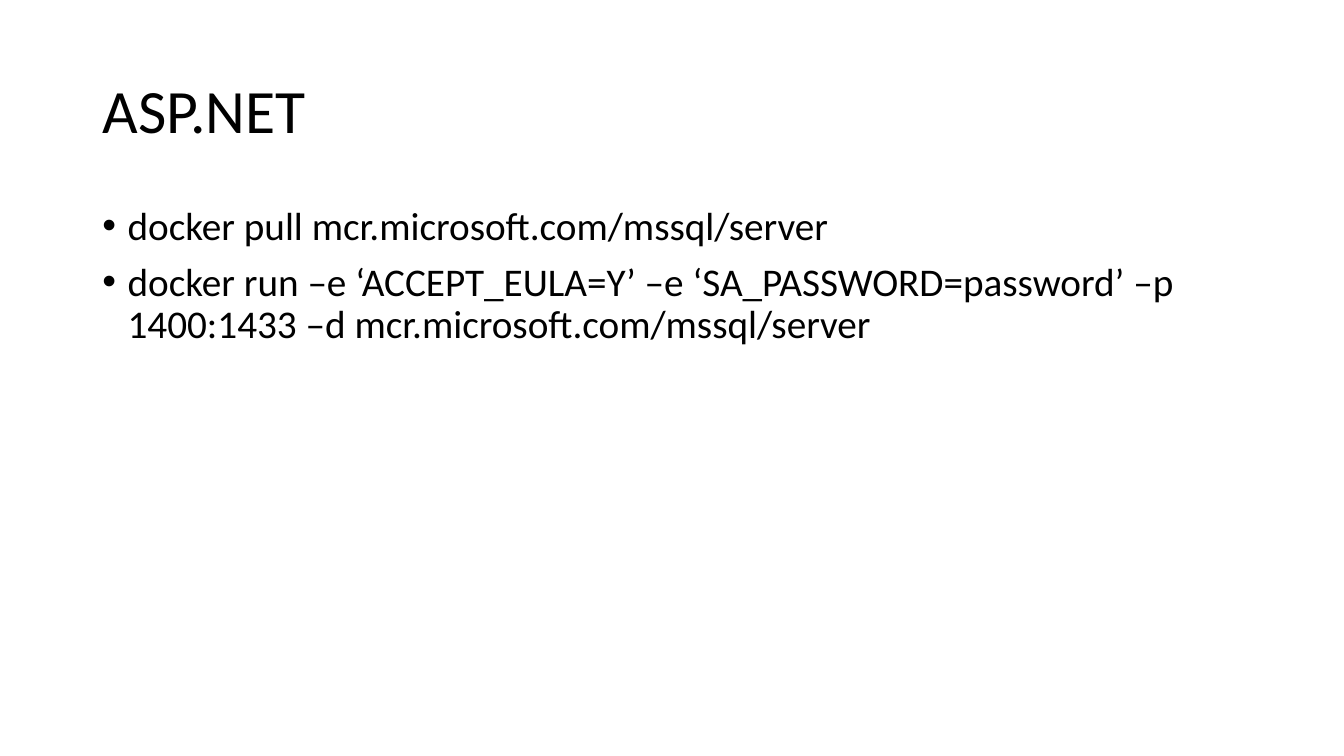
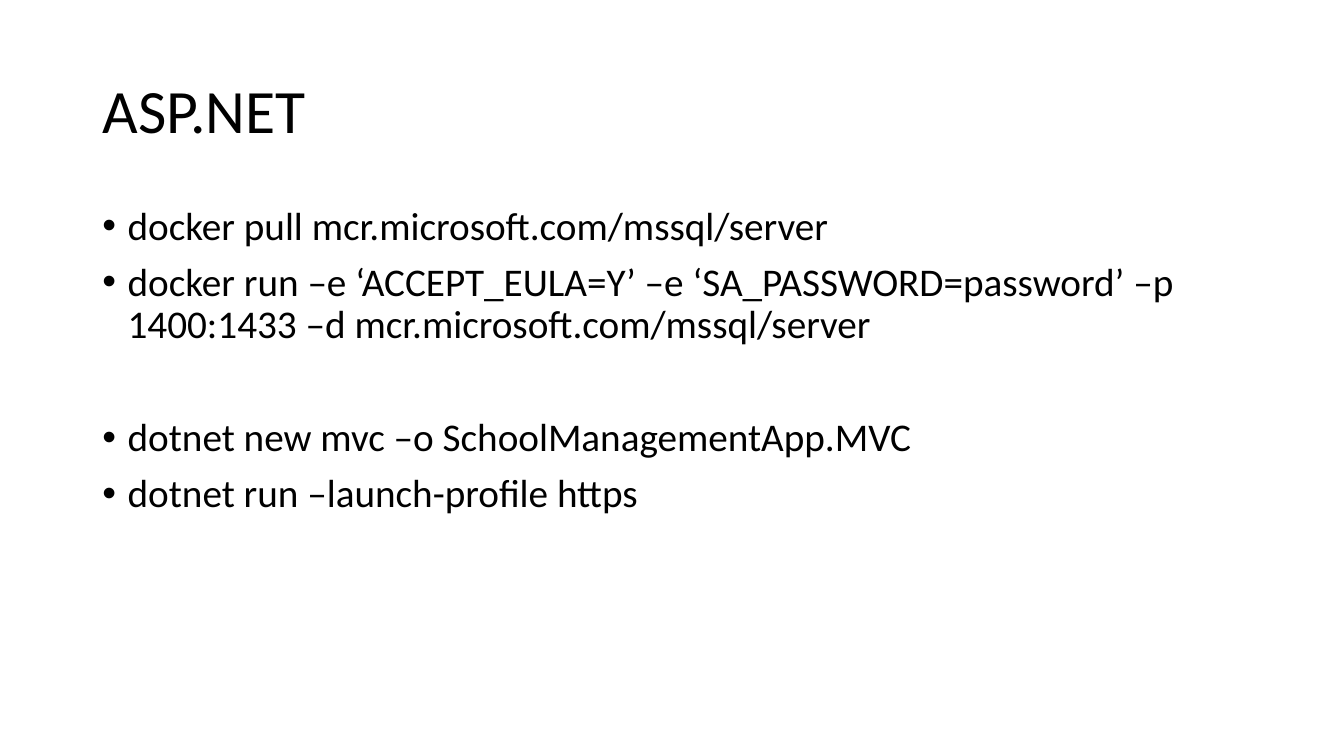
Before and after one commit to benicastro/internship-software-engineer, a slide deck: slide 19 of Serving Intel.pptx. Drawn at 1344x756 pixels with LibreOffice and Linux fonts; fonts in the diff are those of the drawing. Boxes give left, top, right and bottom in pixels: in the first picture for what was removed or moved away, otherwise in the second. Text is boxed around its words. In the diff, an @@ line names an element or a change of style, - is before the commit and + after.

```diff
--- a/Serving Intel.pptx
+++ b/Serving Intel.pptx
@@ text at (128, 423, 911, 514): paragraphs added @@
+• dotnet new mvc –o SchoolManagementApp.MVC
+• dotnet run –launch-profile https
```
Also in this commit, not shown: 1 other slide changed, 8 slides added, 1 slide removed, 19 other files.
